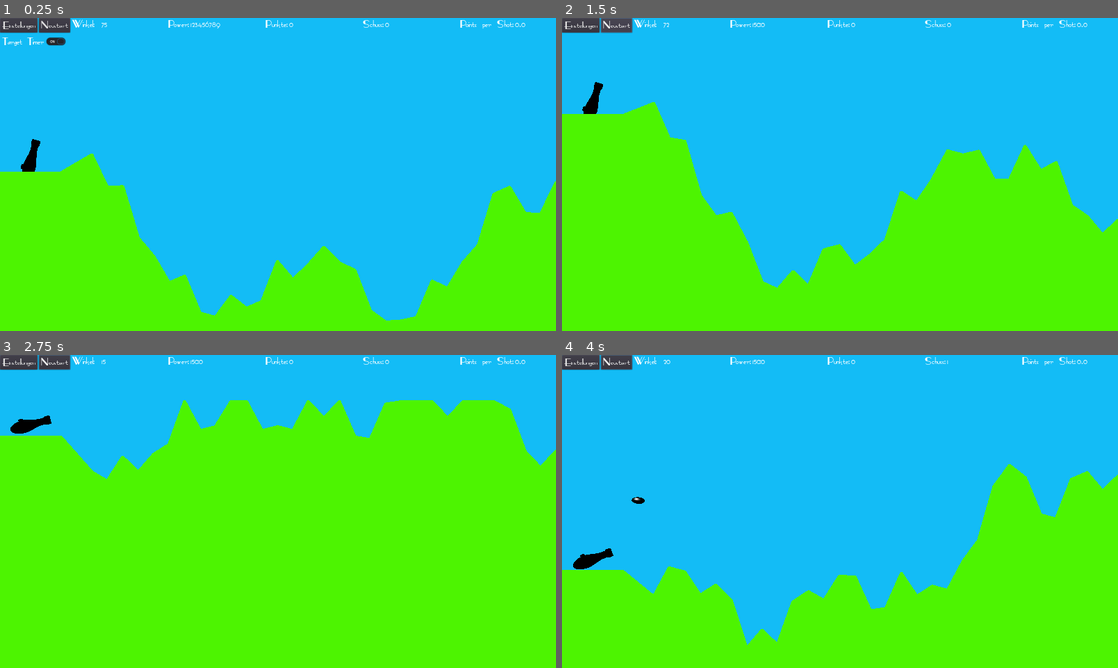
Above: before the commit, frames 1-4 (two rows, left to right).
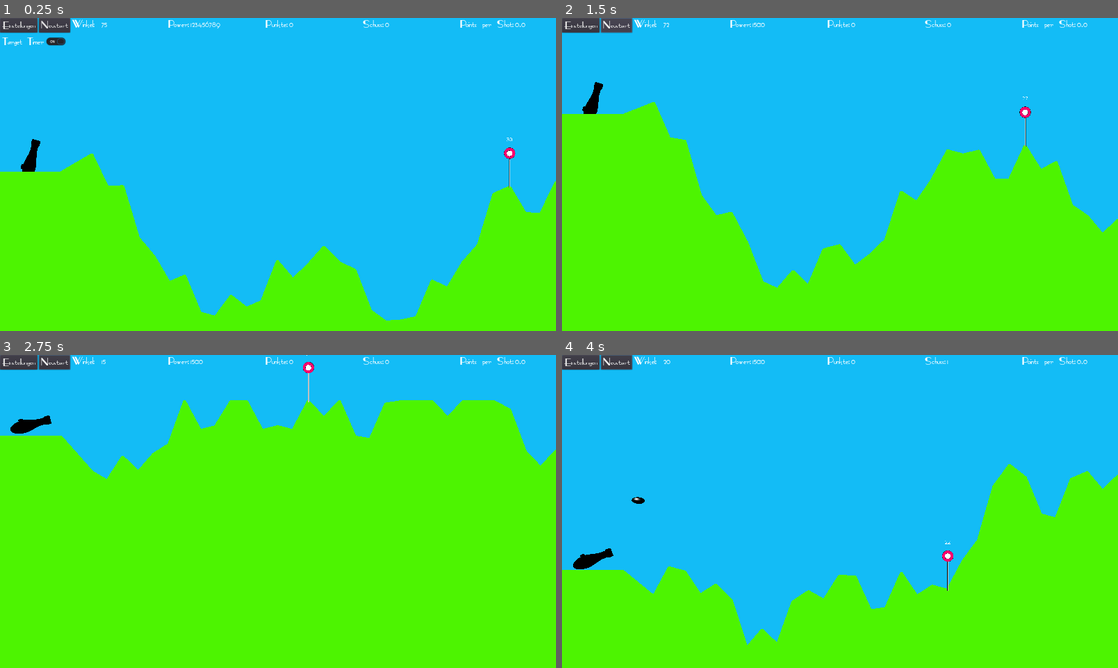
Above: after the commit, the same moments.

Repository: Coding-4Fun/Just4Fun_Mini_Shootergame
Game: Godot game, scene res://MainGame.tscn
Same seed, same stepped clock (60 frames per second), same inputs: the game is played once before the commit and once after it.
Inputs (mouse positions are in pixels of both pictures, inside the frame that each line leads up to):
- Up to frame 1 (0.25 s): no input
- Up to frame 2 (1.5 s): click "Einstellungen" at 0.5 s; click "Neustart" at 1.25 s
- Up to frame 3 (2.75 s): tap Enter at 2 s; move the mouse to (400, 495) at 2.02 s; hold Right (ui_right) from 2.03 s (still down); tap Mouse wheel down (cannon_power_minus) at 2.1 s
- Up to frame 4 (4 s): tap Space (cannon_shoot) at 2.75, 3.6 s; move the mouse to (728, 527) at 2.77 s; release Right (ui_right) at 2.78 s; hold Down (ui_down) 2.78-3.53 s; tap Mouse wheel up (cannon_power_plus) at 2.85 s; move the mouse to (895, 442) at 3.52 s; hold Right (ui_right) from 3.53 s (still down)

The runs differ from the first frame. In frame 1, less than 0.1% of the frame differs, in the area x 90-93%, y 38-55%; in frame 2, less than 0.1%; in frame 3, less than 0.1%; in frame 4, less than 0.1%.
Error before the commit: Parse Error: The returned value type (Dictionary) doesn't match the function return type (JSONParseResult). (res://GameConfig/config.gd:58)

Commit message:
Fix: JSON Function für Config

Diff:
--- a/GameConfig/config.gd
+++ b/GameConfig/config.gd
@@ -1,8 +1,8 @@
 extends Control
 
-export var config_data = {}
+export var config_data:Dictionary = {}
 const GAMECONFIGFILE = "res://config.json"
-const CONFIGDATA_DEFAULT = {
+const CONFIGDATA_DEFAULT:Dictionary = {
 		"Player_name": "Unnamed",
 		"Game": {
 			"DummyTarget": {
@@ -42,7 +42,7 @@
 	# lobby.connect("maxplayers_changed", self, "_on_maxplayer_change")
 
 
-func get_configdata() -> JSONParseResult:
+func get_configdata() -> Dictionary:
 	var file = File.new()
 	if not file.file_exists(GAMECONFIGFILE):
 		config_data = CONFIGDATA_DEFAULT
@@ -53,10 +53,10 @@
 	file.close()
 	if data.error == OK :
 		if typeof(data.result) == TYPE_DICTIONARY:
-			return data
+			return data.result
 		else:
 			return CONFIGDATA_DEFAULT
-	return(JSONParseResult.new())
+	return(CONFIGDATA_DEFAULT)
 
 
 func save_gameconfig ():
